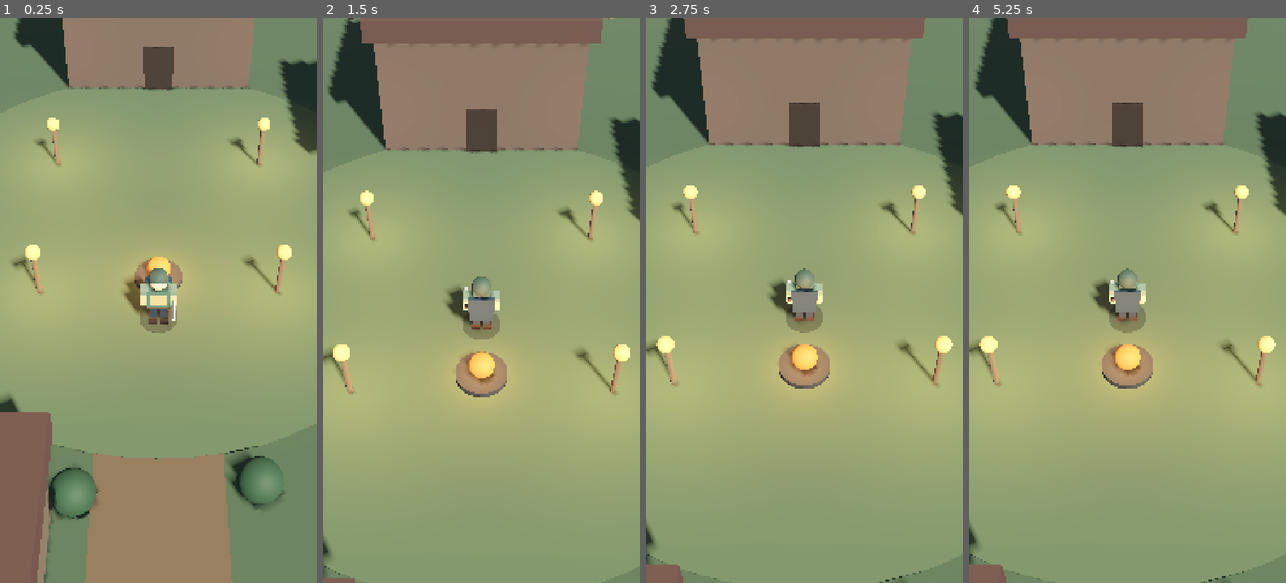
Above: before the commit, frames 1-4 (left to right).
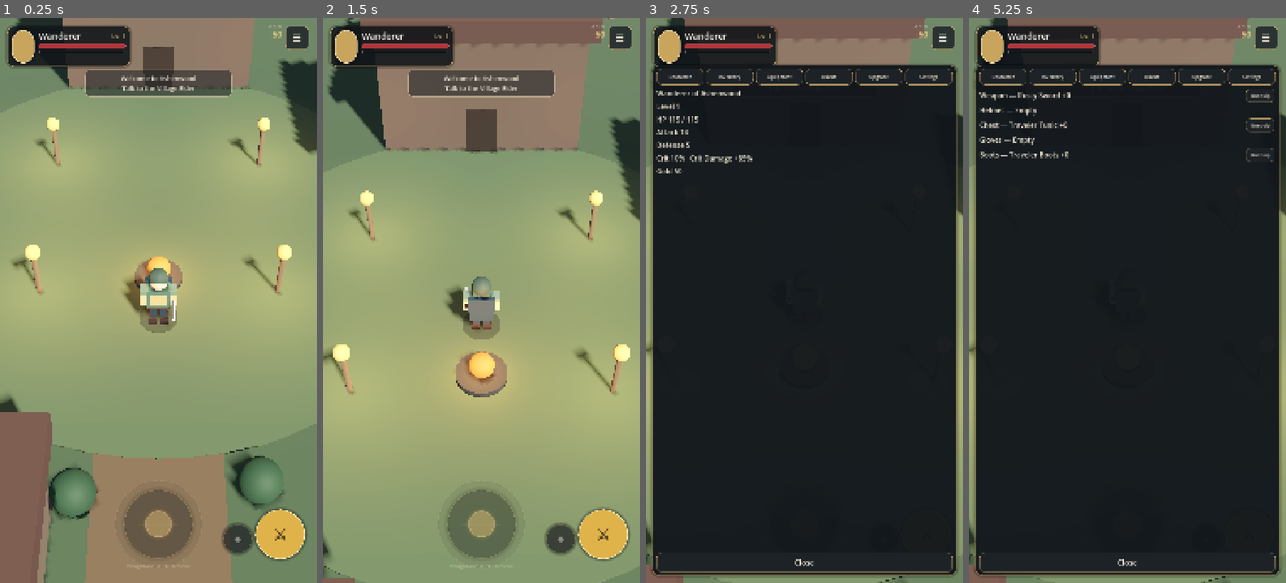
Above: after the commit, the same moments.

Repository: robb-devo/ashenwood
Game: Godot game, scene res://scenes/main/main.tscn
Same seed, same stepped clock (60 frames per second), same inputs: the game is played once before the commit and once after it.
Inputs (mouse positions are in pixels of both pictures, inside the frame that each line leads up to):
- Up to frame 1 (0.25 s): no input
- Up to frame 2 (1.5 s): tap Enter (ui_accept) at 0.5, 0.77 s; move the mouse to (465, 413) at 0.52 s; hold Up (ui_up) 0.53-1.25 s; click (465, 413) at 0.67 s; drag from (576, 385) to (465, 413) at 1.27 s
- Up to frame 3 (2.75 s): click (943, 40) at 2 s, where only the run after the commit has a clickable "☰"
- Up to frame 4 (5.25 s): click (1247, 532) at 2.75 s, where only the run after the commit has a clickable "⚔"; click (1003, 74) at 3.5 s, where only the run after the commit has a clickable "Character"; click (1051, 74) at 4.25 s, where only the run after the commit has a clickable "Inventory"; click (1102, 74) at 5 s, where only the run after the commit has a clickable "Equipment"

The runs differ from the first frame. In frame 1, 8.5% of the frame differs, in the area x 1-98%, y 1-98%; in frame 2, 8.8%; in frame 3, 89%; in frame 4, 89%, in the area x 1-99%, y 1-100%.
Error before the commit: Parse Error: Cannot infer the type of "captured_uid" variable because the value doesn't have a set type. (res://scripts/ui/hud_root.gd:524)

Commit message:
Fix inventory uid typing for Godot parse.

Diff:
--- a/scripts/ui/hud_root.gd
+++ b/scripts/ui/hud_root.gd
@@ -521,7 +521,7 @@
 		inspect.text = "Info"
 		inspect.size_flags_horizontal = Control.SIZE_EXPAND_FILL
 		_style_button(inspect)
-		var captured_uid := item.uid
+		var captured_uid: String = String(item.uid)
 		inspect.pressed.connect(func(): _inspect_item(captured_uid))
 		actions.add_child(inspect)
 
@@ -530,11 +530,12 @@
 			eq.text = "Equip" if not upgrade_mode else "Select"
 			eq.size_flags_horizontal = Control.SIZE_EXPAND_FILL
 			_style_button(eq)
+			var eq_uid: String = captured_uid
 			eq.pressed.connect(func():
 				if upgrade_mode:
-					_selected_uid = captured_uid
+					_selected_uid = eq_uid
 				else:
-					GameState.equip_uid(captured_uid)
+					GameState.equip_uid(eq_uid)
 					AudioService.play_ui()
 				_rebuild_menu_page()
 			)
@@ -544,8 +545,9 @@
 			use.text = "Use"
 			use.size_flags_horizontal = Control.SIZE_EXPAND_FILL
 			_style_button(use)
+			var use_uid: String = captured_uid
 			use.pressed.connect(func():
-				GameState.use_consumable_uid(captured_uid)
+				GameState.use_consumable_uid(use_uid)
 				_rebuild_menu_page()
 			)
 			actions.add_child(use)
